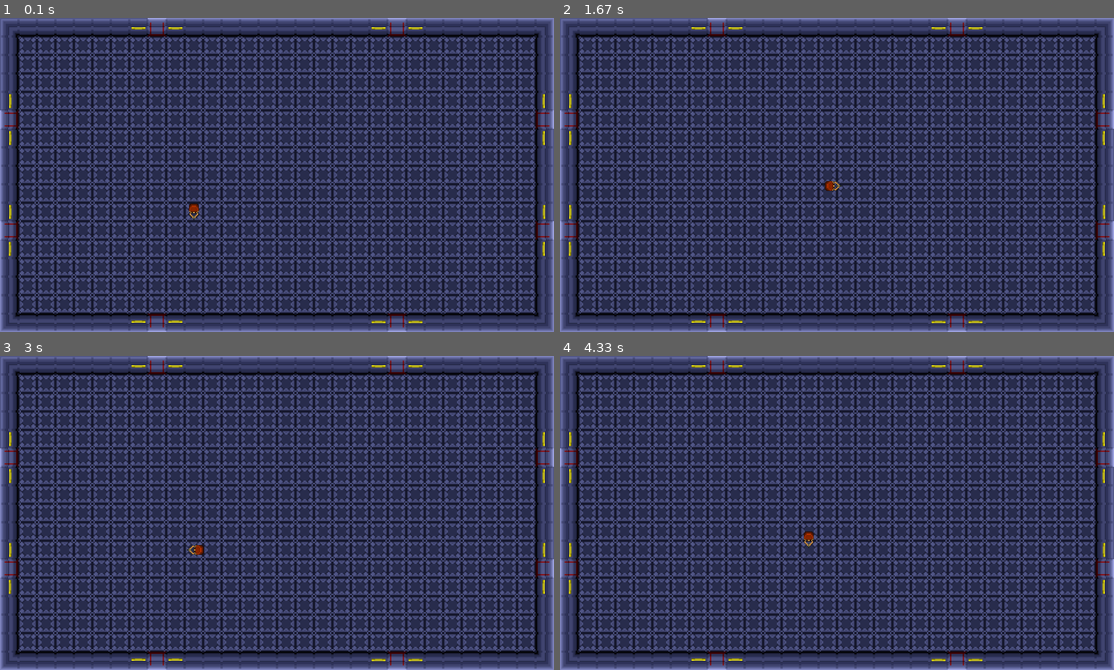
Above: before the commit, frames 1-4 (two rows, left to right).
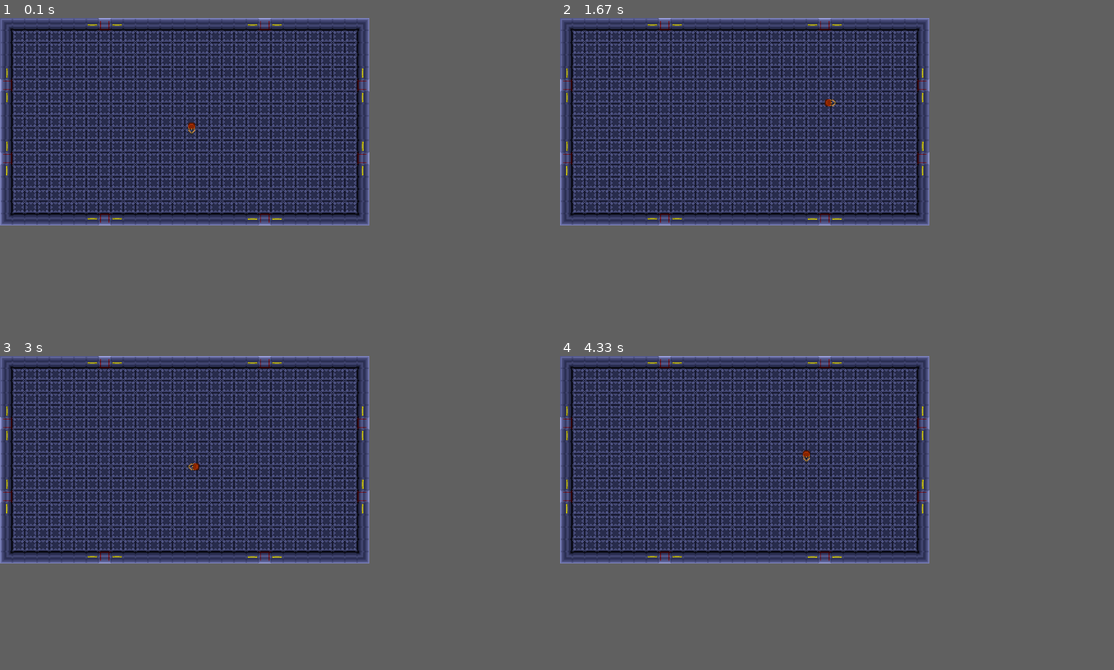
Above: after the commit, the same moments.

Repository: Jay-J-Williams/iTeamA3
Game: pygame game, started from Pygame_GroupProject/Pygame_GroupProject/Adam's_Refinements.py
The game is run twice, just before and just after one commit, with the same random seed, the same clock (stepped at 60 frames per second) and the same inputs.
Inputs:
- Up to frame 1 (0.1 s): no input
- Up to frame 2 (1.67 s): hold D 0.33-0.8 s; hold W 0.83-1.13 s; hold D 1.17-1.63 s
- Up to frame 3 (3 s): hold A 1.67-2.2 s; hold S 2.23-2.53 s; hold A 2.57-2.97 s
- Up to frame 4 (4.33 s): hold W 3-3.37 s; hold D 3.4-4.03 s; hold S from 4.07 s (still down)
The window is 900x510 before the commit and 600x337 after it. Grey fills any space a smaller window leaves; there, only what the larger window draws over its background counts as a difference.

The runs differ from the first frame. In frame 1, 56% of the frame differs, in the area x 0-100%, y 0-100%; in frame 2, 56%; in frame 3, 56%; in frame 4, 56%.

Commit message:
Resolution
I have made some resolution related changes

These changes will be further changed when a start menu is created.

I have added in some guidance notes

Diff:
--- a/Pygame_GroupProject/Pygame_GroupProject/Adam's_Refinements.py
+++ b/Pygame_GroupProject/Pygame_GroupProject/Adam's_Refinements.py
@@ -4,39 +4,29 @@
 entities = pygame.sprite.Group() #Player/Aliens
 bullets = pygame.sprite.Group() #Bullets
 #--------------------------------------------------------------------------------------------------------
+
+#--------------------------------------------------------------------------------------------------------
 class Game:
     def __init__(self):
         pygame.init()
 
-        self.Width = 1920
-        self.Height = 1088
+        self.Width = 1280
+        self.Height = 720
+        self.Tilesize = 48
         self.FPS = 60
 
-        self.entities = [
-        ['','','','','','','','','','','','','','','','','','','','',''], #1 | [0]
-        ['','','','','','','','','','','','','','','','','','','','',''], #2 | [1]
-        ['','','','','','','','','','','','','','','','','','','','',''], #3 | [2]
-        ['','','','','','','','','','','','','','','','','','','','',''], #4 | [3]
-        ['','','','','','','','','','','','','','','','','','','','',''], #5 | [4]
-        ['','','','','','','','','','','','','','','','','','','','',''], #6 | [5]
-        ['','','','','','','','','','','','','','','','','','','','',''], #7 | [6]
-        ['','','','','','','','','','','','','','','','','','','','',''], #8 | [7]
-        ['','','','','','','','','','','','','','','','','','','','',''], #9 | [8]
-        ['','','','','','','','','','','','','','','','','','','','',''], #10 | [9]
-        ['','','','','','','','','','','p','','','','','','','','','',''],#11 | [10]
-        ['','','','','','','','','','','','','','','','','','','','',''], #12 | [11]
-        ['','','','','','','','','','','','','','','','','','','','',''], #13 | [12]
-        ['','','','','','','','','','','','','','','','','','','','',''], #14 | [13]
-        ['','','','','','','','','','','','','','','','','','','','',''], #15 | [14]
-        ['','','','','','','','','','','','','','','','','','','','',''], #16 | [15]
-        ['','','','','','','','','','','','','','','','','','','','',''], #17 | [16]
-        ['','','','','','','','','','','','','','','','','','','','',''], #18 | [17]
-        ['','','','','','','','','','','','','','','','','','','','',''], #19 | [18]
-        ['','','','','','','','','','','','','','','','','','','','',''], #20 | [19]
-        ['','','','','','','','','','','','','','','','','','','','','']  #21 | [20]
-        ]
-
-        self.screen = pygame.display.set_mode((self.Width, self.Height))
+        # Size possibilities -
+            # 1280 / 720  | Tilesize = 48
+            # 1920 / 1080 | Tilesize = 64
+            # 2560 / 1440 | Tilesize = 96
+            # 3840 / 2160 | Tilesize = 128
+
+        # Simply input the size you want to test
+        # NOTE - This will change when a main menu is implemented
+
+        # - Adam
+
+        self.screen = pygame.display.set_mode((self.Width, self.Height), pygame.FULLSCREEN)
         self.display_surface = pygame.display.get_surface()
 
         pygame.display.set_caption("Solus Miles")
@@ -46,18 +36,11 @@
     #------------------------------------------------------
     def Create_Map(self):
         room = "Pygame_GroupProject\Pygame_GroupProject\Assets\Room\Room.png"
-        AreaSprite((0,0), room, [background])
-
-        for row_index, row in enumerate(self.entities):
-            for col_index, col in enumerate(row):
-                x = col_index * 64
-                y = row_index * 64
-
-                if col == "p":
-                    image = "Pygame_GroupProject\Pygame_GroupProject\Assets\Player\Player.png"
-                    global player
-                    player = Player(100, 5, 20, x, y, image, [entities])
-
+        Room(room, self.Width, self.Height)
+
+        image = "Pygame_GroupProject\Pygame_GroupProject\Assets\Player\Player.png"
+        global player
+        player = Player(100, 5, 20, (self.Width / 2), (self.Height / 2), image, [entities], self.Tilesize)
     #------------------------------------------------------
     def Run(self):
         for event in pygame.event.get():
@@ -65,31 +48,50 @@
                 pygame.quit()
                 sys.exit()
 
-        self.screen.fill("Blue")
-        player.Update()
+        self.screen.fill("Black")
+        player.Update(self.Width, self.Height)
 
         background.draw(self.display_surface)
         entities.draw(self.display_surface)
+        bullets.draw(self.display_surface)
         pygame.display.update()
 
         self.clock.tick(self.FPS)
 #--------------------------------------------------------------------------------------------------------
-class AreaSprite(pygame.sprite.Sprite):
-    def __init__(self, pos, image, groups):
+
+#--------------------------------------------------------------------------------------------------------
+class Sprite(pygame.sprite.Sprite):
+    def __init__(self, pos, image, groups, tilesize):
         super().__init__(groups)
         try:
             self.image = pygame.image.load(image).convert_alpha()
         except:
             self.image = image
+        self.image = pygame.transform.scale(self.image, (tilesize, tilesize))
         self.rect = self.image.get_rect(topleft = pos)
+# This class will not be dealing with the background (room) anymore
+#--------------------------------------------------------------------------------------------------------
+
+#--------------------------------------------------------------------------------------------------------
+class Room(pygame.sprite.Sprite):
+    def __init__(self, image, width, height):
+        super().__init__(background)
+        self.image = pygame.image.load(image).convert_alpha()
+        self.image = pygame.transform.scale(self.image, (width, height))
+        self.rect = self.image.get_rect(topleft = (0,0))
+# This class has been made to handle the background (room)
+#--------------------------------------------------------------------------------------------------------
+
 #--------------------------------------------------------------------------------------------------------
 class ImageTransformer(pygame.sprite.Sprite):
     def __init__(self, image, degrees):
         self.image = pygame.image.load(image).convert_alpha()
         self.image = pygame.transform.rotate(self.image, degrees)
     #------------------------------------------------------
-    def ReturnImage(self, pos, groups):
-        return AreaSprite(pos, self.image, groups)
+    def ReturnImage(self, pos, groups, size):
+        return Sprite(pos, self.image, groups, size)
+#--------------------------------------------------------------------------------------------------------
+
 #--------------------------------------------------------------------------------------------------------
 class Character():
     health = None
@@ -99,8 +101,9 @@
     y = None
     image = None
     groups = None
-    #------------------------------------------------------
-    def __init__(self, health, speed, damage, x, y, image, groups):
+    size = None
+    #------------------------------------------------------
+    def __init__(self, health, speed, damage, x, y, image, groups, tilesize):
         self.health = health
         self.speed = speed
         self.damage = damage
@@ -108,47 +111,61 @@
         self.y = y
         self.org_image = image
         self.groups = groups
-        self.char = AreaSprite((self.x, self.y), image, groups)
+        self.size = tilesize
+        self.char = Sprite((x, y), image, groups, tilesize)
         self.rect = self.char.rect
+#--------------------------------------------------------------------------------------------------------
+
 #--------------------------------------------------------------------------------------------------------
 class Player(Character):
     weapon = None
     powerUp = None
     #------------------------------------------------------
-    def __init__(self, health, speed, damage, x, y, image, group):
-        super().__init__(health, speed, damage, x, y, image, group)
+    def __init__(self, health, speed, damage, x, y, image, group, size):
+        super().__init__(health, speed, damage, x, y, image, group, size)
         self.weapon = None
         self.powerUp = None
     #------------------------------------------------------
-    def Movement(self):
+    def Movement(self, width, height):
         keys = pygame.key.get_pressed()
-
-        if keys[pygame.K_a] and self.x > 64:
+        max_move = self.size * 2
+
+        if keys[pygame.K_a] and self.x > self.size:
             self.char.kill()
             self.char = ImageTransformer(self.org_image, 270)
-            self.char = self.char.ReturnImage((self.x, self.y), self.groups)
+            self.char = self.char.ReturnImage((self.x, self.y), self.groups, self.size)
             self.x -= self.speed
         #------------------------------------------------------
-        elif keys[pygame.K_d] and self.x < 1856:
+        elif keys[pygame.K_d] and self.x < (width - max_move):
             self.char.kill()
             self.char = ImageTransformer(self.org_image, 90)
-            self.char = self.char.ReturnImage((self.x, self.y), self.groups)
+            self.char = self.char.ReturnImage((self.x, self.y), self.groups, self.size)
             self.x += self.speed
         #------------------------------------------------------
-        elif keys[pygame.K_w] and self.y > 64:
+        elif keys[pygame.K_w] and self.y > self.size:
             self.char.kill()
             self.char = ImageTransformer(self.org_image, 180)
-            self.char = self.char.ReturnImage((self.x, self.y), self.groups)
+            self.char = self.char.ReturnImage((self.x, self.y), self.groups, self.size)
             self.y -= self.speed
         #------------------------------------------------------
-        elif keys[pygame.K_s] and self.y < 1856:
+        elif keys[pygame.K_s] and self.y < (height - max_move):
             self.char.kill()
             self.char = ImageTransformer(self.org_image, 0)
-            self.char = self.char.ReturnImage((self.x, self.y), self.groups)
+            self.char = self.char.ReturnImage((self.x, self.y), self.groups, self.size)
             self.y += self.speed
     #------------------------------------------------------
-    def Update(self):
-        self.Movement()
+    def Shoot(self):
+        keys = pygame.key.get_pressed()
+        mouse_clicks = pygame.mouse.get_pressed()
+
+        if keys[pygame.K_SPACE] or mouse_clicks[0]:
+            Bullet(self.x, self.y)
+    #------------------------------------------------------
+    def Update(self, width, height):
+        self.Movement(width, height)
+        self.Shoot()
+#--------------------------------------------------------------------------------------------------------
+
 #--------------------------------------------------------------------------------------------------------
 class Weapon():
     damage = None
@@ -162,6 +179,8 @@
         self.shotRange = shotRange
         self.isShot = False
 #--------------------------------------------------------------------------------------------------------
+
+#--------------------------------------------------------------------------------------------------------
 class Bullet(pygame.sprite.Sprite):
     x = None
     y = None
@@ -173,8 +192,11 @@
         self.y = y
         self.speed = 20
         self.image = "Pygame_GroupProject\Pygame_GroupProject\Assets\Bullet\Bullet.png"
+        bullets.add(self)
+#--------------------------------------------------------------------------------------------------------
+
 #--------------------------------------------------------------------------------------------------------
 game = Game()
 
-while True:
+while 1:
     game.Run()
